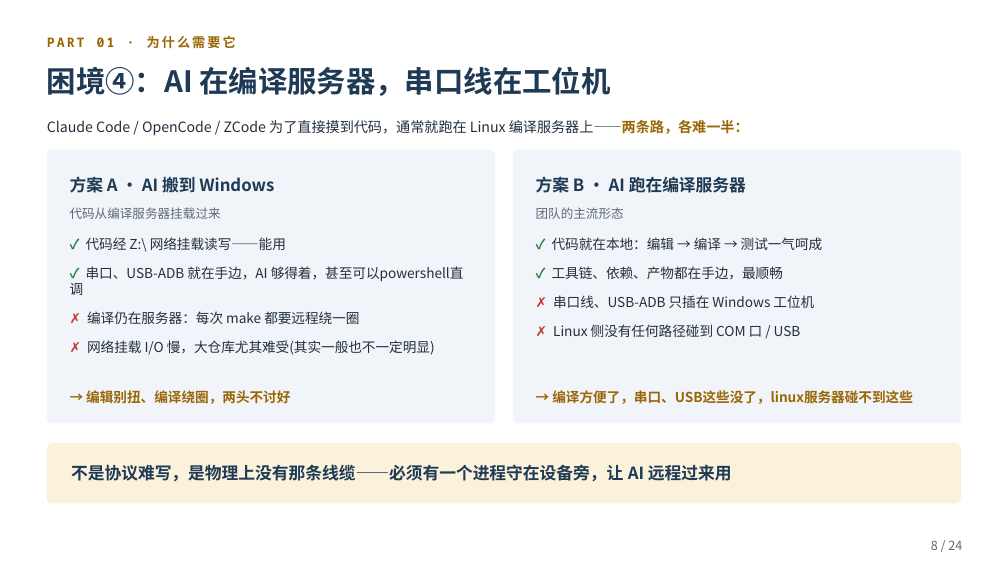
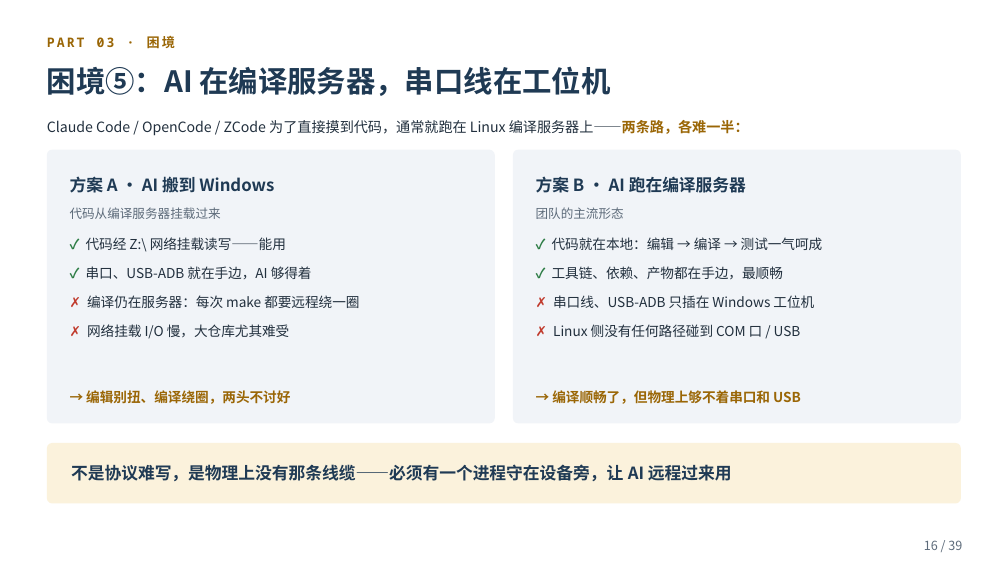
Before and after one commit to smk-h/embedded-mcp-toolkit, a slide deck: slide 16 of ppt/embedded-mcp-toolkit-项目介绍.pptx (slide 8 before the commit). Drawn at 1008x567 pixels with LibreOffice and Linux fonts; fonts in the diff are those of the drawing. Boxes give left, top, right and bottom in pixels: in the first picture for what was removed or moved away, otherwise in the second. Text is boxed around its words. In the diff, an @@ line names an element or a change of style, - is before the commit and + after.

```diff
--- a/ppt/embedded-mcp-toolkit-项目介绍.pptx
+++ b/ppt/embedded-mcp-toolkit-项目介绍.pptx
@@ text at bbox=[47, 36, 175, 48]: text changed @@
-PART 01 · 为什么需要它
+PART 03 · 困境
@@ text at bbox=[47, 66, 610, 96]: text changed @@
-困境④：AI 在编译服务器，串口线在工位机
+困境⑤：AI 在编译服务器，串口线在工位机
@@ text at bbox=[86, 266, 312, 279]: text changed @@
-✓ 串口、USB-ADB 就在手边，AI 够得着，甚至可以powershell直调
+✓ 串口、USB-ADB 就在手边，AI 够得着
@@ text at bbox=[87, 324, 290, 339]: text changed @@
-✗ 网络挂载 I/O 慢，大仓库尤其难受(其实一般也不一定明显)
+✗ 网络挂载 I/O 慢，大仓库尤其难受
@@ text at bbox=[552, 390, 801, 404]: text changed @@
-→ 编译方便了，串口、USB这些没了，linux服务器碰不到这些
+→ 编译顺畅了，但物理上够不着串口和 USB
@@ text at bbox=[924, 540, 962, 550]: text changed @@
-8 / 24
+16 / 39
```
Also in this commit, not shown: 16 other slides changed, 22 slides added, 7 slides removed, 2 other files.
